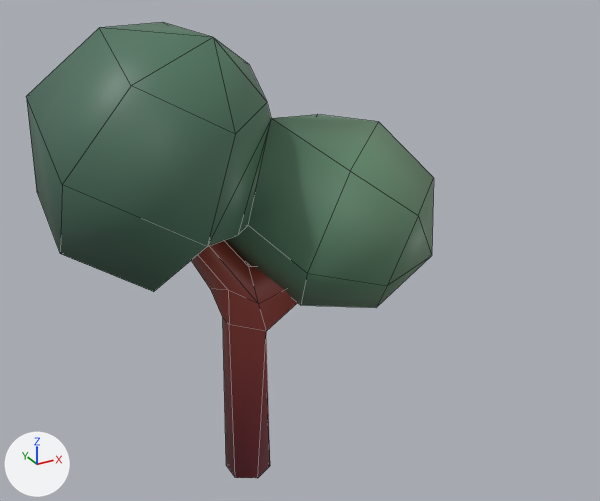
An edit to the Blender file assets/models/collections/decorations.blend, drawn before and after from the same camera.
Camera for both pictures: a 50 mm camera at (-3.8, -8.36, 7.03) aimed at (1.05, 0.45, 2.62). Arrows for +X, +Y and +Z are at lower left; the lights stay in place. The first picture is the older version. Mesh edges are drawn as thin lines.

Objects in the first picture: 'mesh_oak_tree'.
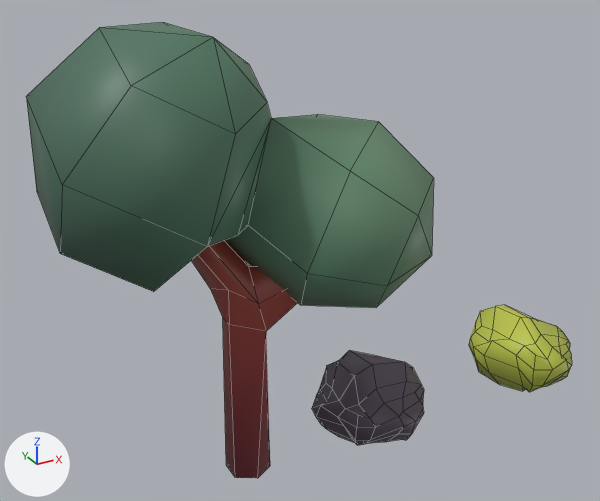
Changed parts and their boxes [x1, y1, x2, y2] in the pictures (600 x 501 px):
'mesh_stone_ore', added: after [312, 350, 424, 446]
'mesh_oak_bush', added (yellow): after [469, 305, 572, 392]

The change, as a list of edits to the scene's bpy script:
```text
Add me_mesh_oak_bush:
    me_mesh_oak_bush.from_pydata(...)  # 98 vertices, 96 faces; spans x -0.93..0.73, y -0.91..0.9, z -0.3..0.96
    me_mesh_oak_bush.polygons.foreach_set('use_smooth', [True] * 96)
    me_mesh_oak_bush.materials.append(mat_m_gradient)  # picture img_resurrect_64_png
Add me_mesh_stone_ore:
    me_mesh_stone_ore.from_pydata(...)  # 98 vertices, 96 faces; spans x -0.93..0.73, y -0.85..0.81, z -0.25..0.81
    me_mesh_stone_ore.polygons.foreach_set('use_smooth', [True] * 96)
    me_mesh_stone_ore.materials.append(mat_m_gradient)  # picture img_resurrect_64_png
Add ob_mesh_oak_bush:
    ob_mesh_oak_bush = bpy.data.objects.new('mesh_oak_bush', me_mesh_oak_bush)
    ob_mesh_oak_bush.location = (5.0, 0.0, 0.0)
Add ob_mesh_stone_ore:
    ob_mesh_stone_ore = bpy.data.objects.new('mesh_stone_ore', me_mesh_stone_ore)
    ob_mesh_stone_ore.location = (2.0, 0.0, 0.0)
```
